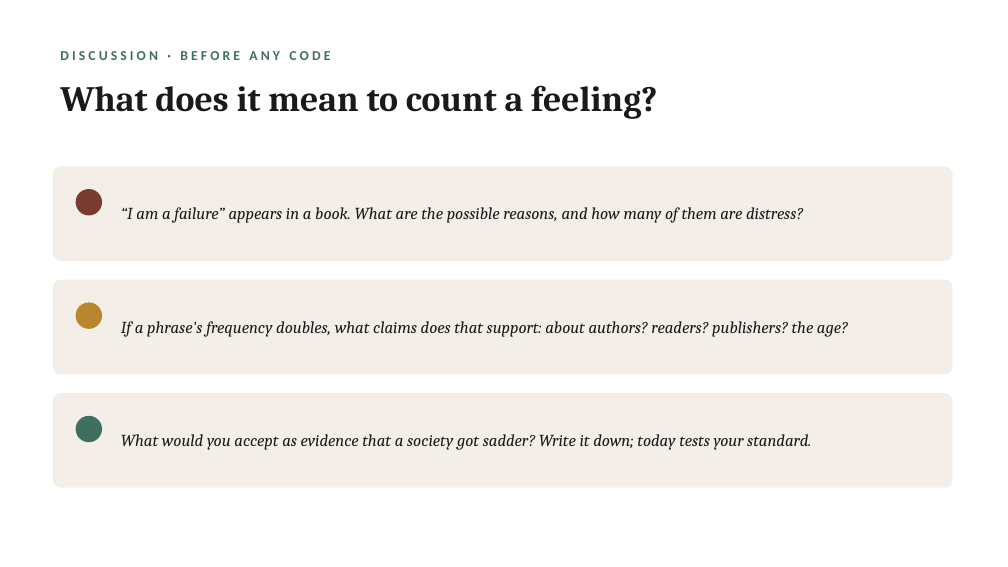
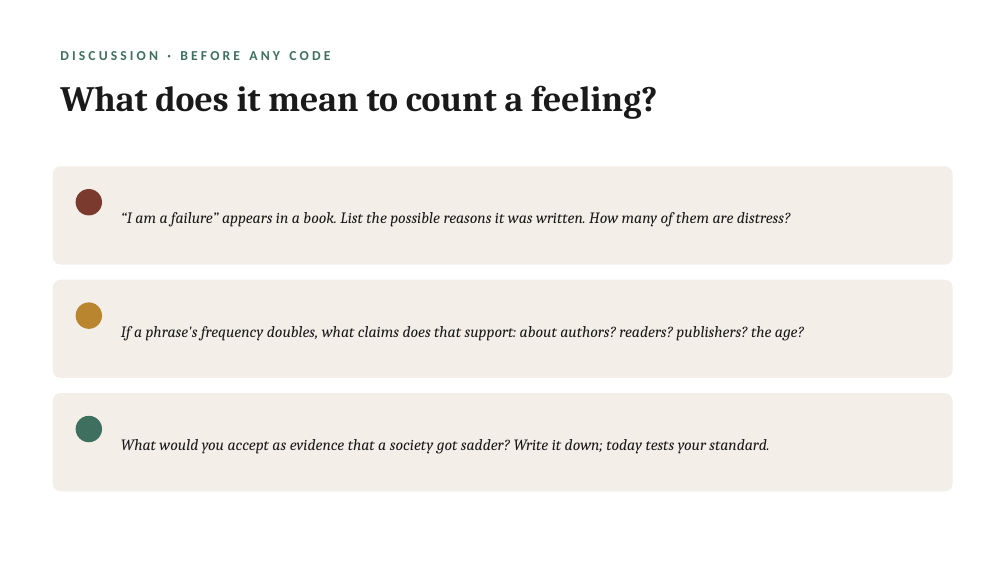
Before and after one commit to lucianli123/culture-as-data-2026, a slide deck: slide 3 of slides/week-02-lecture-draft.pptx. Drawn at 1008x567 pixels with LibreOffice and Linux fonts; fonts in the diff are those of the drawing. Boxes give left, top, right and bottom in pixels: in the first picture for what was removed or moved away, otherwise in the second. Text is boxed around its words. In the diff, an @@ line names an element or a change of style, - is before the commit and + after.

```diff
--- a/slides/week-02-lecture-draft.pptx
+++ b/slides/week-02-lecture-draft.pptx
@@ rounded rectangle resized from (x1=53, y1=166, x2=953, y2=261) to (x1=53, y1=166, x2=953, y2=265) @@
@@ text at (x1=121, y1=212, x2=791, y2=227): text changed; size 16 to 15 pt @@
-“I am a failure” appears in a book. What are the possible reasons, and how many of them are distress?
+“I am a failure” appears in a book. List the possible reasons it was written. How many of them are distress?
@@ rounded rectangle resized from (x1=53, y1=280, x2=953, y2=374) to (x1=53, y1=280, x2=953, y2=378) @@
@@ text "If a phrase's frequency doubles, ..." at (x1=121, y1=326, x2=804, y2=341): size 16 to 15 pt @@
@@ proportions changed in 3 elements at (x1=53, y1=166, x2=953, y2=265), (x1=53, y1=280, x2=953, y2=378), (x1=53, y1=393, x2=953, y2=492) @@
@@ rounded rectangle resized from (x1=53, y1=393, x2=953, y2=488) to (x1=53, y1=393, x2=953, y2=492) @@
@@ text "What would you accept as ..." at (x1=121, y1=439, x2=769, y2=454): size 16 to 15 pt @@
```
Also in this commit, not shown: 4 other slides changed, 4 slides added, 1 slide removed, 1 other file.
